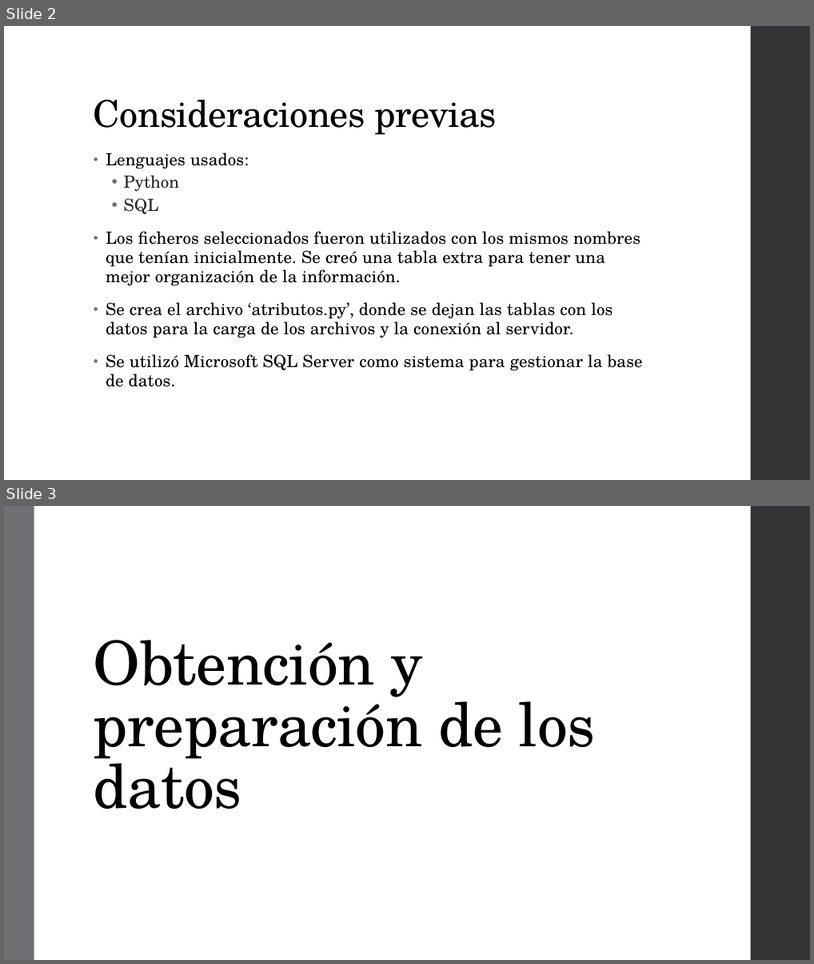
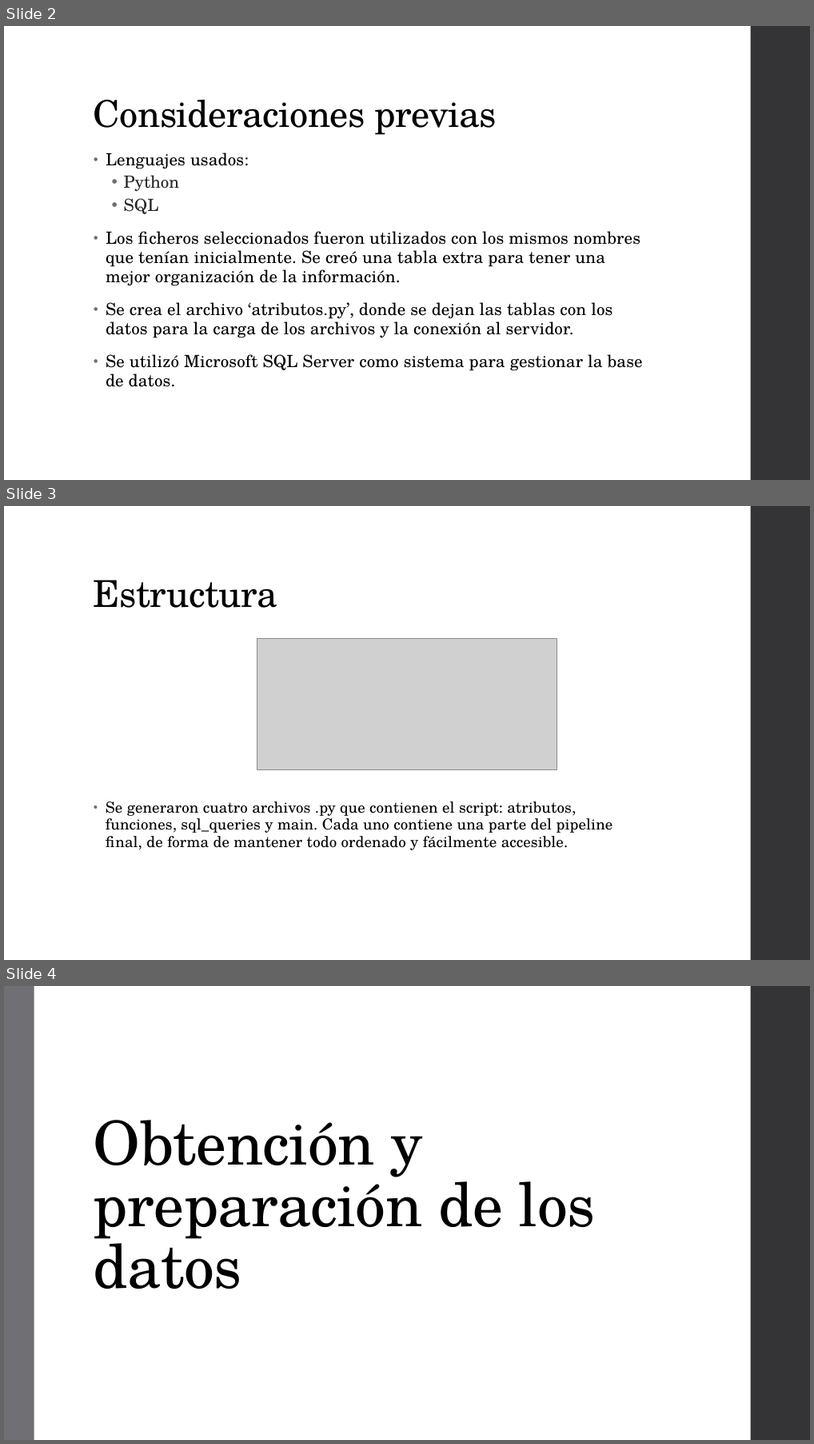
Before and after one commit to VGardella/GELT-data-excercise, a slide deck: Presentacion GELT - Gardella, Victoria (Data Engineer).pptx. Shown one above the other, each under a label of ours: slides 2 and 3 before the commit, slides 2, 3 and 4 after it. The pictures are 814x964 and 814x1444 pixels, drawn with LibreOffice and Linux fonts; fonts in the diff are those of the drawing; grey boxes stand for pictures. Boxes give left, top, right and bottom in pixels: in the first picture for what was removed or moved away, otherwise in the second. Text is boxed around its words. In the diff, an @@ line names an element or a change of style, - is before the commit and + after.

```diff
--- a/Presentacion GELT - Gardella, Victoria (Data Engineer).pptx
+++ b/Presentacion GELT - Gardella, Victoria (Data Engineer).pptx
@@ slide 3 added at (4,506,810,960), background #FFFFFF; not listed: 1 template element that a slide beside it also shows @@
@@ title added at (94,580,278,608), 44 pt, text #000000 @@
+Estructura
@@ picture added at (258,638,558,769) @@
@@ text added at (106,801,614,850), 18 pt, text #000000 @@
+• Se generaron cuatro archivos .py que contienen el script: atributos, funciones, sql_queries y main. Cada uno contiene una parte del pipeline final, de forma de mantener todo ordenado y fácilmente accesible.
@@ what was slide 3 is now slide 4 @@
```
Also in this commit, not shown: 1 slide changed, 6 other slides added, 1 slide removed, 23 other files.
